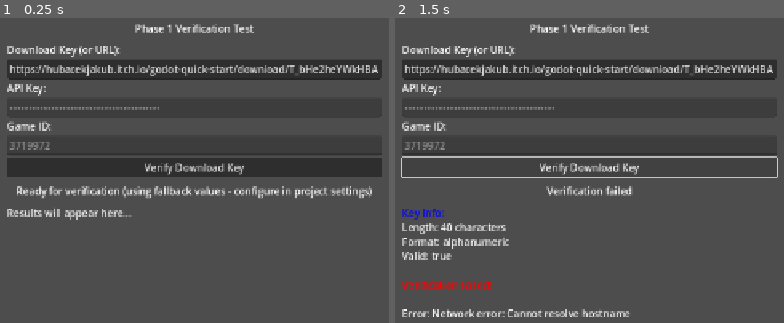
Above: before the commit, frames 1-2 (left to right).
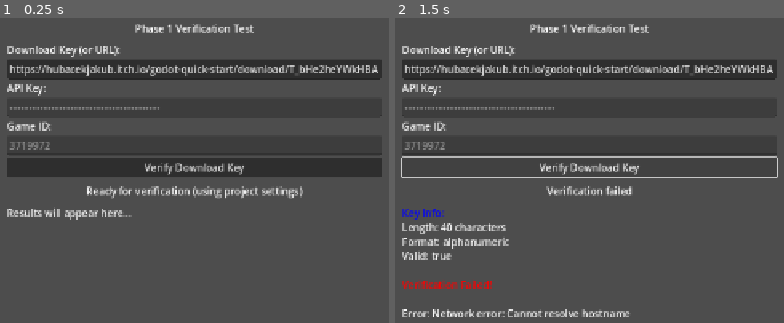
Above: after the commit, the same moments.

Repository: Flying-Rat/GodotItch
Game: Godot game, scene res://examples/verification_test.tscn
The game is run twice, just before and just after one commit, with the same random seed, the same clock (stepped at 60 frames per second) and the same inputs.
Inputs:
- Up to frame 1 (0.25 s): no input
- Up to frame 2 (1.5 s): tap Enter at 0.5 s; click "Verify Download Key" at 1.25 s

The runs differ from the first frame. In frame 1, 1.8% of the frame differs, in the area x 4-96%, y 55-60%; in frame 2, nothing differs.

Commit message:
Add autoload and editor plugin configuration to project settings

Diff:
--- a/Samples/ItchProductDetails/project.godot
+++ b/Samples/ItchProductDetails/project.godot
@@ -16,12 +16,27 @@
 config/features=PackedStringArray("4.4", "GL Compatibility")
 config/icon="res://icon.svg"
 
+[autoload]
+
+ItchAPI="*res://addons/godot_itch/core/itch_api.gd"
+
 [display]
 
 window/size/viewport_width=1280
 window/size/viewport_height=720
 window/stretch/mode="canvas_items"
 
+[editor_plugins]
+
+enabled=PackedStringArray("res://addons/godot_itch/plugin.cfg")
+
+[godot_itch]
+
+api_key="5F2BrjiAXZAD4RYYRzd0tVvxU0aFvDps4OJ38yum"
+game_id="3719972"
+require_verification=true
+cache_duration_days=7
+
 [rendering]
 
 renderer/rendering_method="gl_compatibility"
